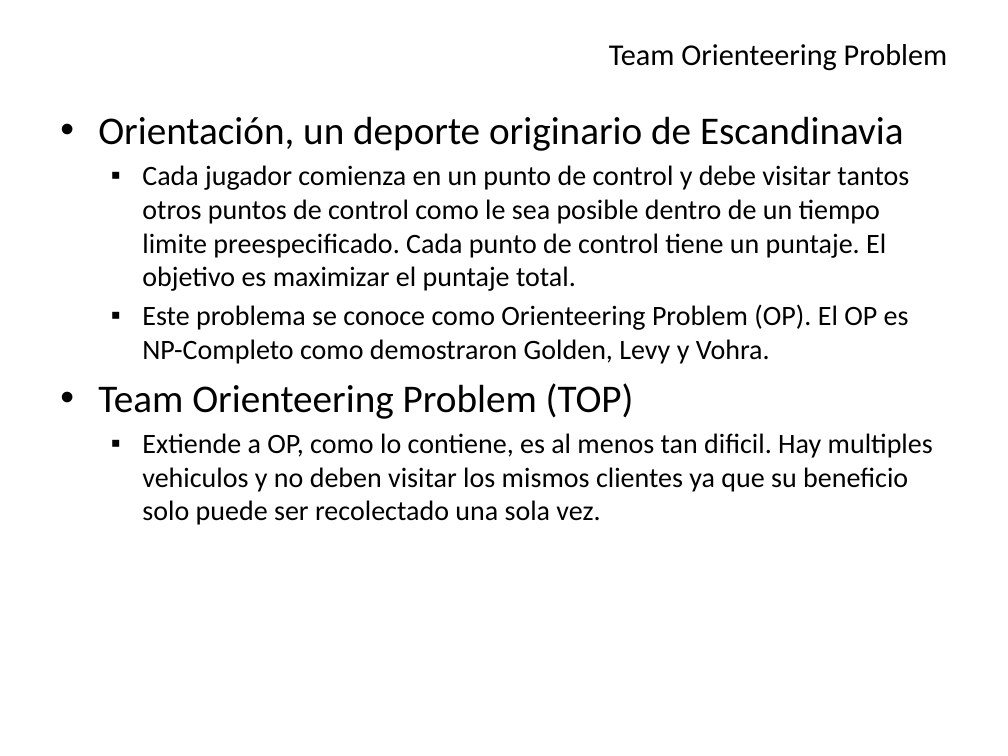
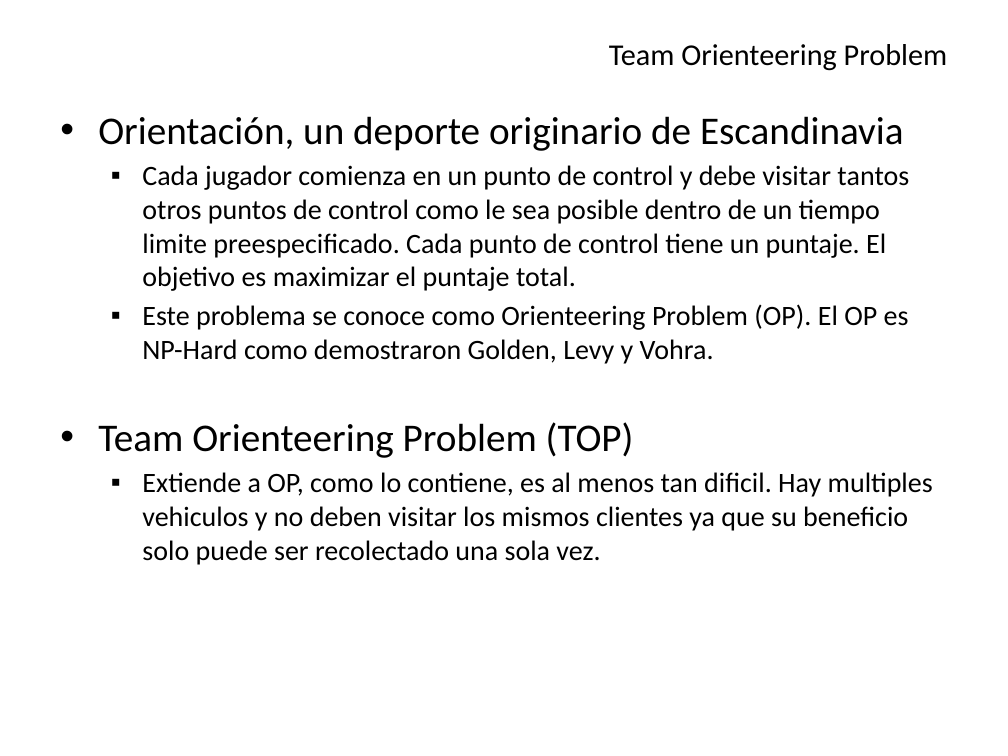
Before and after one commit to Aleitox/TopBrkga, a slide deck: slide 3 of TesisPaper/Defensa/Biased Random Key Genetic Algorithm.pptx. Drawn at 1008x756 pixels with LibreOffice and Linux fonts; fonts in the diff are those of the drawing. Boxes give left, top, right and bottom in pixels: in the first picture for what was removed or moved away, otherwise in the second. Text is boxed around its words. In the diff, an @@ line names an element or a change of style, - is before the commit and + after.

```diff
--- a/TesisPaper/Defensa/Biased Random Key Genetic Algorithm.pptx
+++ b/TesisPaper/Defensa/Biased Random Key Genetic Algorithm.pptx
@@ text at [142, 304, 909, 364]: text changed @@
-  ▪ Este problema se conoce como Orienteering Problem (OP). El OP es NP-Completo como demostraron Golden, Levy y Vohra.
+  ▪ Este problema se conoce como Orienteering Problem (OP). El OP es NP-Hard como demostraron Golden, Levy y Vohra.
```
Also in this commit, not shown: 16 other slides changed, 31 other files.
